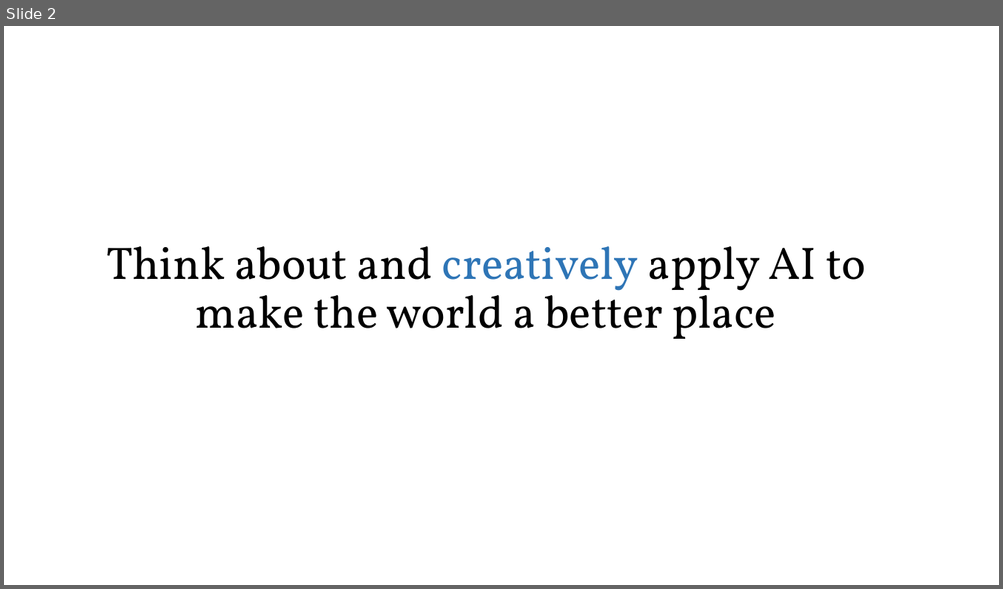
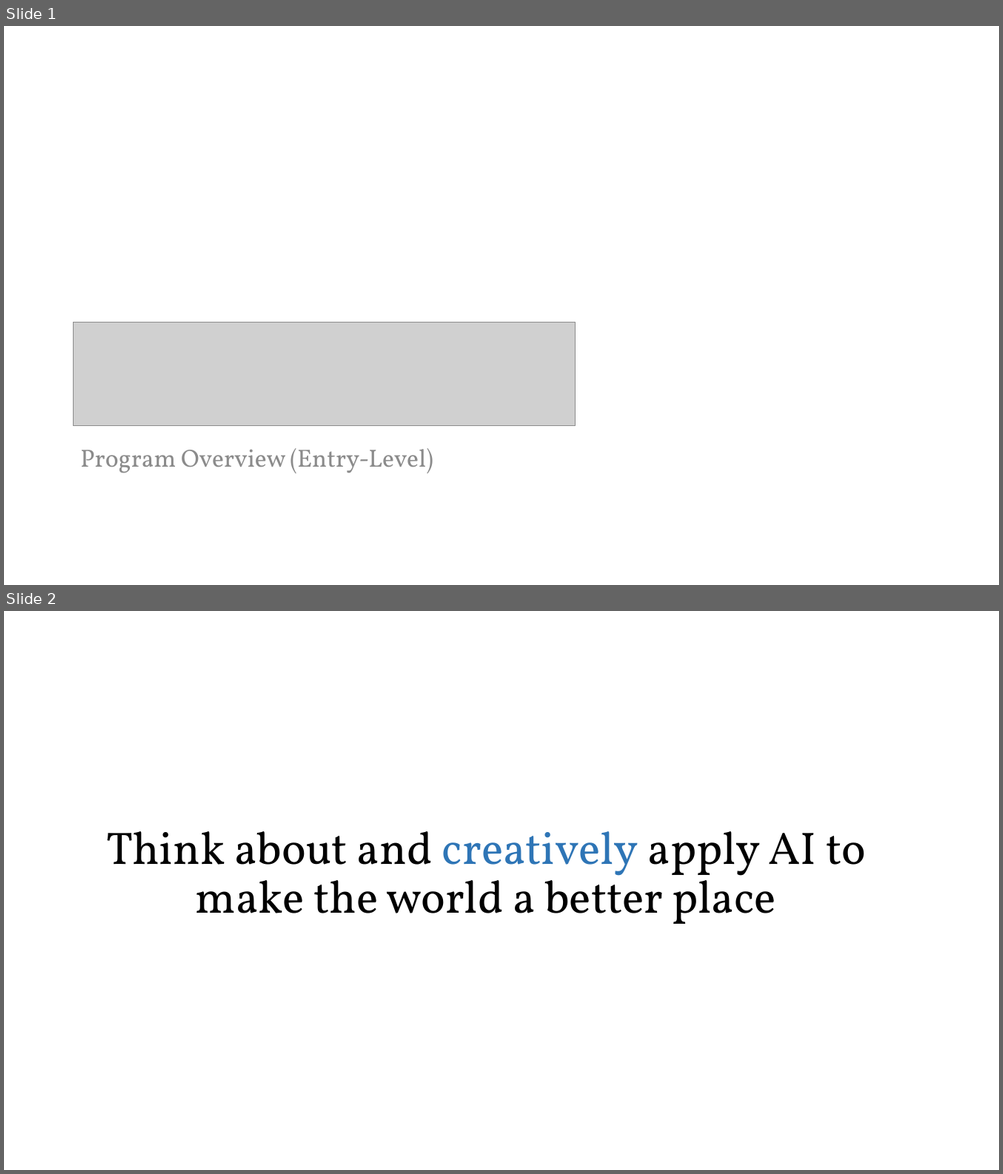
Before and after one commit to PracticumAI-Test/practicum, a slide deck: pai_getting_started.pptx. Shown one above the other, each under a label of ours: slide 2 before the commit, slides 1 and 2 after it. The pictures are 1003x589 and 1003x1174 pixels, drawn with LibreOffice and Linux fonts; fonts in the diff are those of the drawing; grey boxes stand for pictures. Boxes give left, top, right and bottom in pixels: in the first picture for what was removed or moved away, otherwise in the second. Text is boxed around its words. In the diff, an @@ line names an element or a change of style, - is before the commit and + after.

```diff
--- a/pai_getting_started.pptx
+++ b/pai_getting_started.pptx
@@ slide 1 added at (4,26,999,585), background #FFFFFF @@
@@ picture added at (73,322,575,426) @@
@@ text added at (80,449,433,474), 24 pt, text #8C8C8C @@
+Program Overview (Entry-Level)
```
Also in this commit, not shown: 1 slide changed, 4 other slides added, 6 slides removed.
